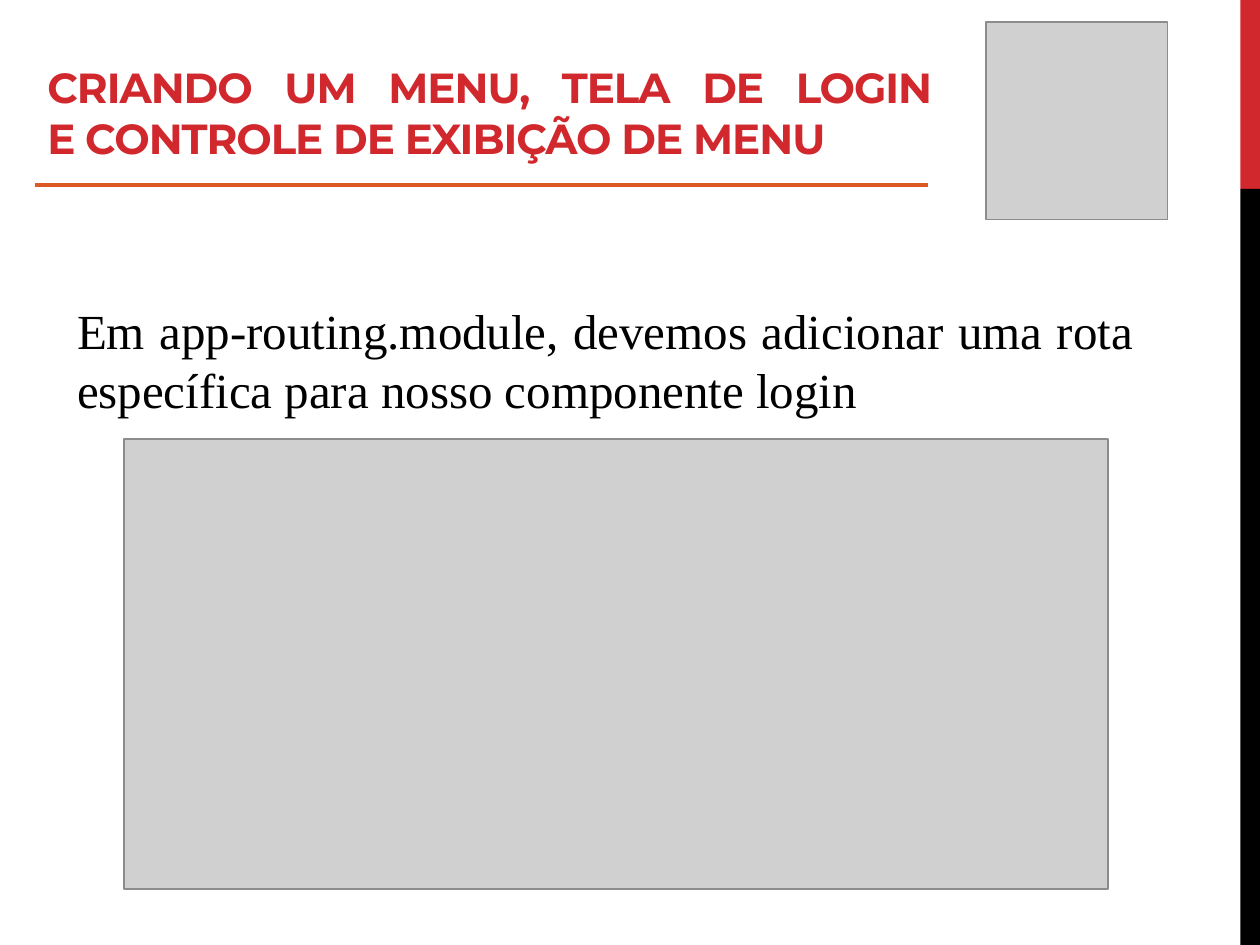
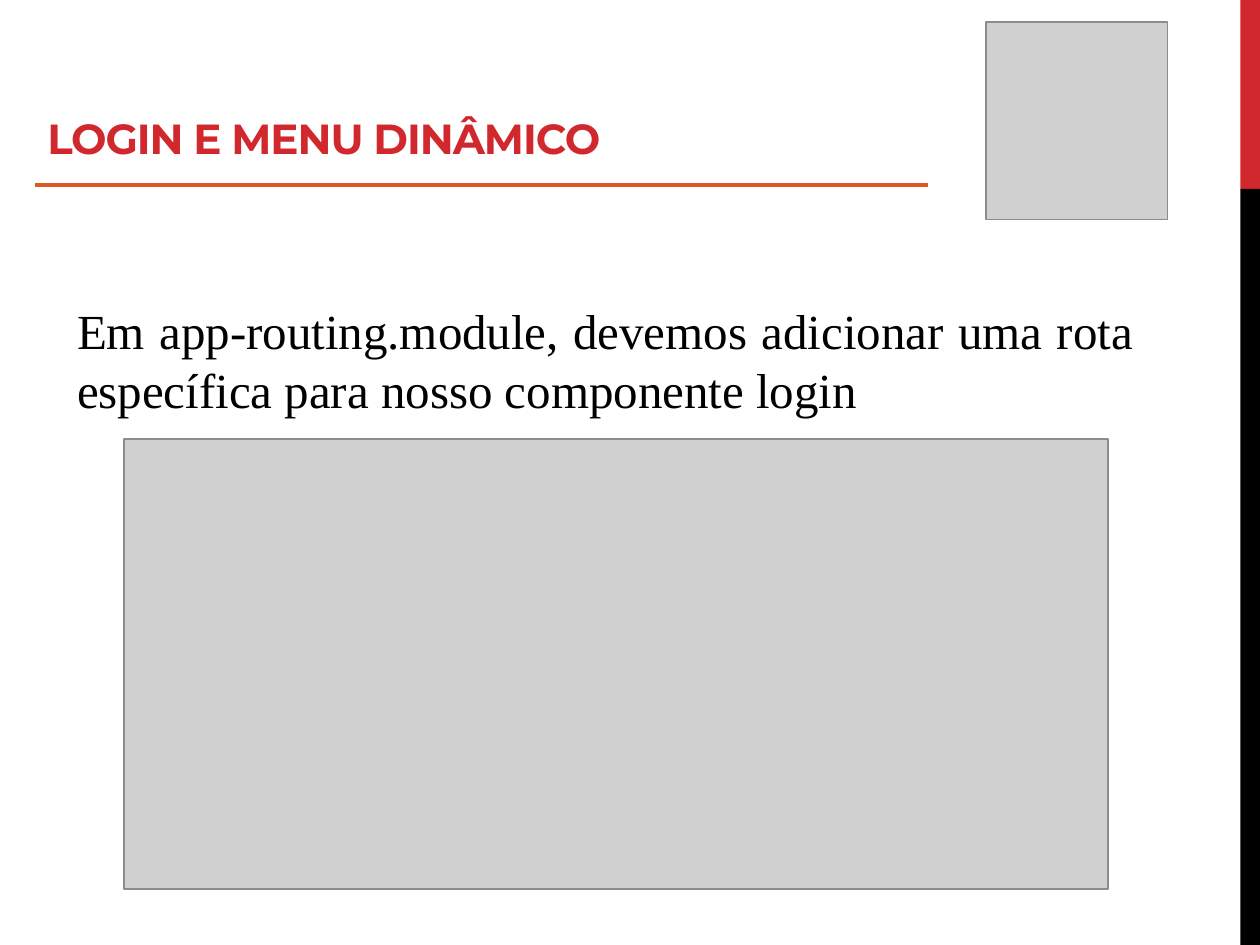
Before and after one commit to roney-amorim/workshop-angular, a slide deck: slide 27 of Módulo 2/Modulo 2.pptx. Drawn at 1260x945 pixels with LibreOffice and Linux fonts; fonts in the diff are those of the drawing; grey boxes stand for pictures. Boxes give left, top, right and bottom in pixels: in the first picture for what was removed or moved away, otherwise in the second. Text is boxed around its words. In the diff, an @@ line names an element or a change of style, - is before the commit and + after.

```diff
--- a/Módulo 2/Modulo 2.pptx
+++ b/Módulo 2/Modulo 2.pptx
@@ title at (x1=47, y1=116, x2=600, y2=155): text changed @@
-CRIANDO UM MENU, TELA DE LOGIN
-E CONTROLE DE EXIBIÇÃO DE MENU
+LOGIN E MENU DINÂMICO
```
Also in this commit, not shown: 15 other slides changed, 2 slides added, 2 slides removed, 7 other files.
